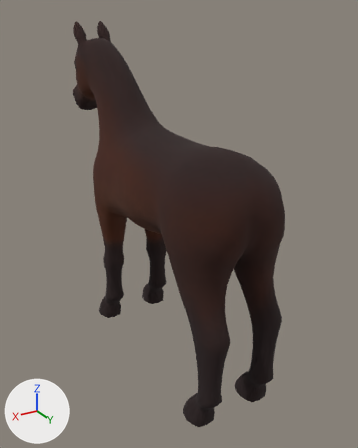
One commit to the glTF model assets/models/pony/pony.glb: the scene before it, then after it.
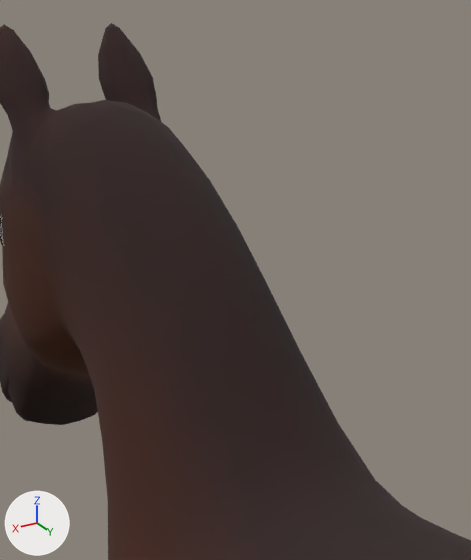
There are two pictures of each version: one whole from a 50 mm camera at (2.65, 5.21, 4.0) aimed at (-0.24, 0.4, 1.6), one close up on the part from 21% to 50% of the width and 3% to 31% of the height. The axes (+X, +Y, +Z) are drawn at lower left. The lights are the same throughout. The last two pictures show the newer version. The close-ups show mesh edges as thin lines. Where no turn or scale is listed for an object, it has been applied to the vertices.

The first close-up shows 'Pony'.
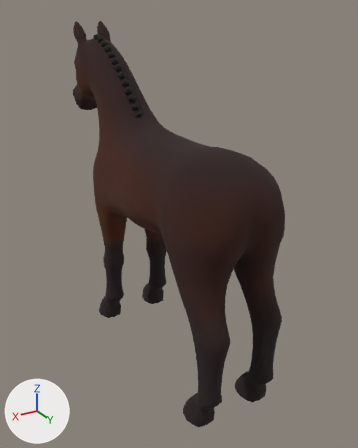
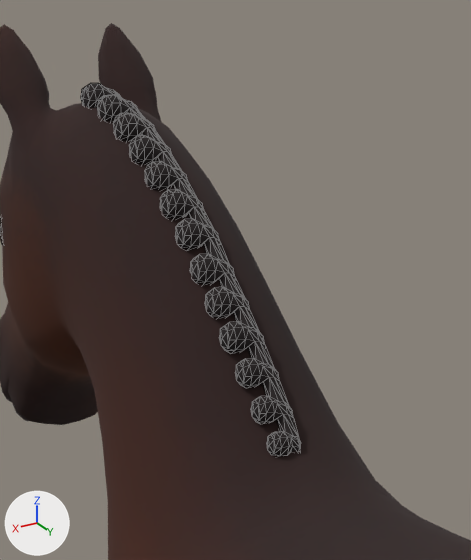
The newer file is also rescaled (x0.515), turned or shifted as a whole; pictures and numbers use the older file's frame.

Pixel boxes [x1, y1, x2, y2] of what changed, in the close-ups (471 x 560 px):
'Mane', added
    after: [81, 83, 301, 456]

Patch to the scene script:
```diff
--- a/assets/models/pony/pony.glb.py
+++ b/assets/models/pony/pony.glb.py
@@ mat_mane @@
+mat_mane = bpy.data.materials.new('mane')
+# nodes: BsdfPrincipled, Mix, OutputMaterial, VertexColor
+# colours: black #201919, mixed with the vertex colours
@@ me_cylinder_001 @@
+me_cylinder_001.from_pydata(...)  # 601 vertices, 1122 faces; spans x -0.04..0.075, y -2.165..-0.682, z 2.813..3.727
+me_cylinder_001.materials.append(mat_mane)
@@ ob_mane @@
+ob_mane = bpy.data.objects.new('Mane', me_cylinder_001)
+ob_mane.location = (0.0, 0.622, 0.0)
```
